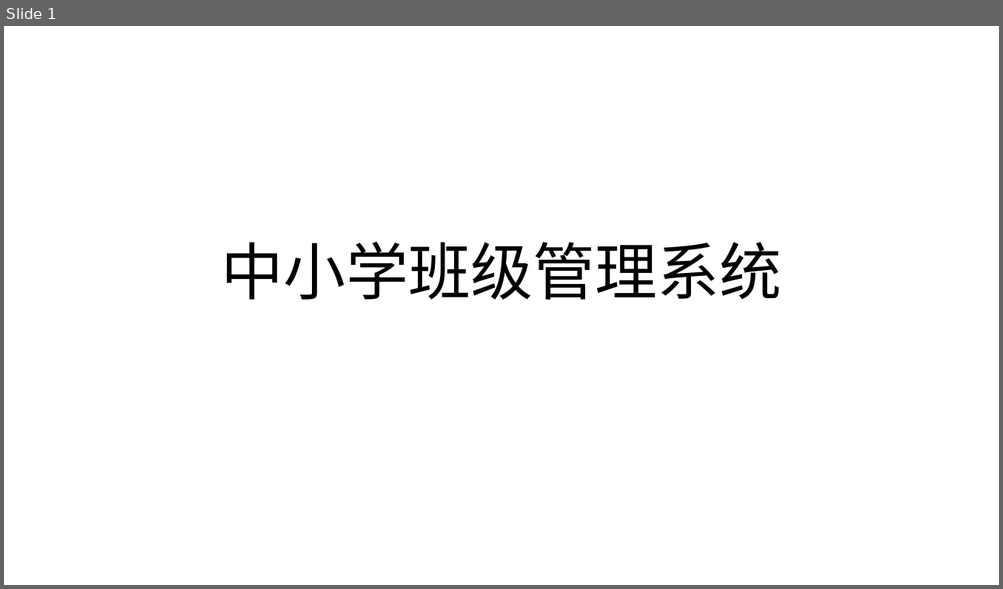
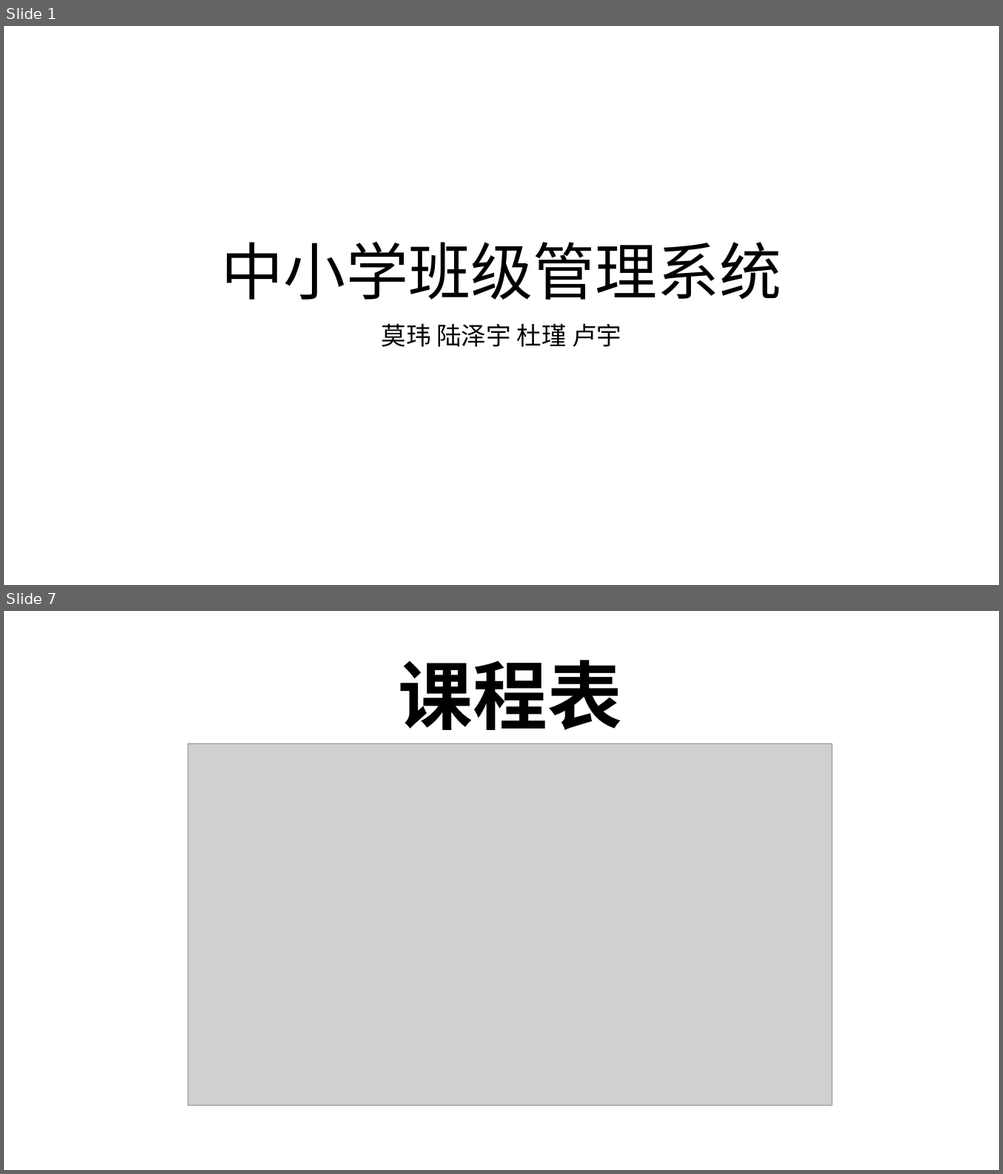
Before and after one commit to ALongTail/Class-Managing-System, a slide deck: 大作业/中小学班级管理系统.pptx. Shown one above the other, each under a label of ours: slide 1 before the commit, slides 1 and 7 after it; the slides between them are not shown. The pictures are 1003x589 and 1003x1174 pixels, drawn with LibreOffice and Linux fonts; fonts in the diff are those of the drawing; grey boxes stand for pictures; background and template pictures are left out. Boxes give left, top, right and bottom in pixels: in the first picture for what was removed or moved away, otherwise in the second. Text is boxed around its words. In the diff, an @@ line names an element or a change of style, - is before the commit and + after.

```diff
--- a/大作业/中小学班级管理系统.pptx
+++ b/大作业/中小学班级管理系统.pptx
@@ slide 7 added at box(4, 611, 999, 1170), background #FFFFFF @@
@@ text added at box(398, 660, 622, 730), 72 pt, text #000000, bold @@
+课程表
@@ picture added at box(188, 743, 832, 1106) @@
@@ slide 1 changed as well @@
@@ subtitle added at box(381, 323, 621, 347), 24 pt, text #000000 @@
+莫玮 陆泽宇 杜瑾 卢宇
```
Also in this commit, not shown: 2 other slides changed, 4 other slides added, 3 slides removed, 4 other files.
